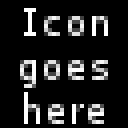
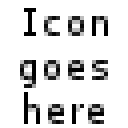
The second 128×128 image is a revision of the first. Changes to its layers:
painted on "Icon ..." over (x1=20, y1=8, x2=108, y2=124)
removed layer "Background" over (x1=0, y1=0, x2=128, y2=128)
